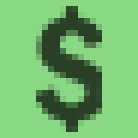
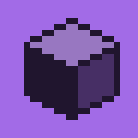
Before/after of a 138×138 layered artwork. What changed in the layer stack:
showed group "Materials" (2 layers) over [0, 0, 138, 138]
"Layer 11 copy": opacity 70% → 100%, painted on it over [24, 18, 120, 120]
hid group "Money" (2 layers) over [0, 0, 138, 138]
